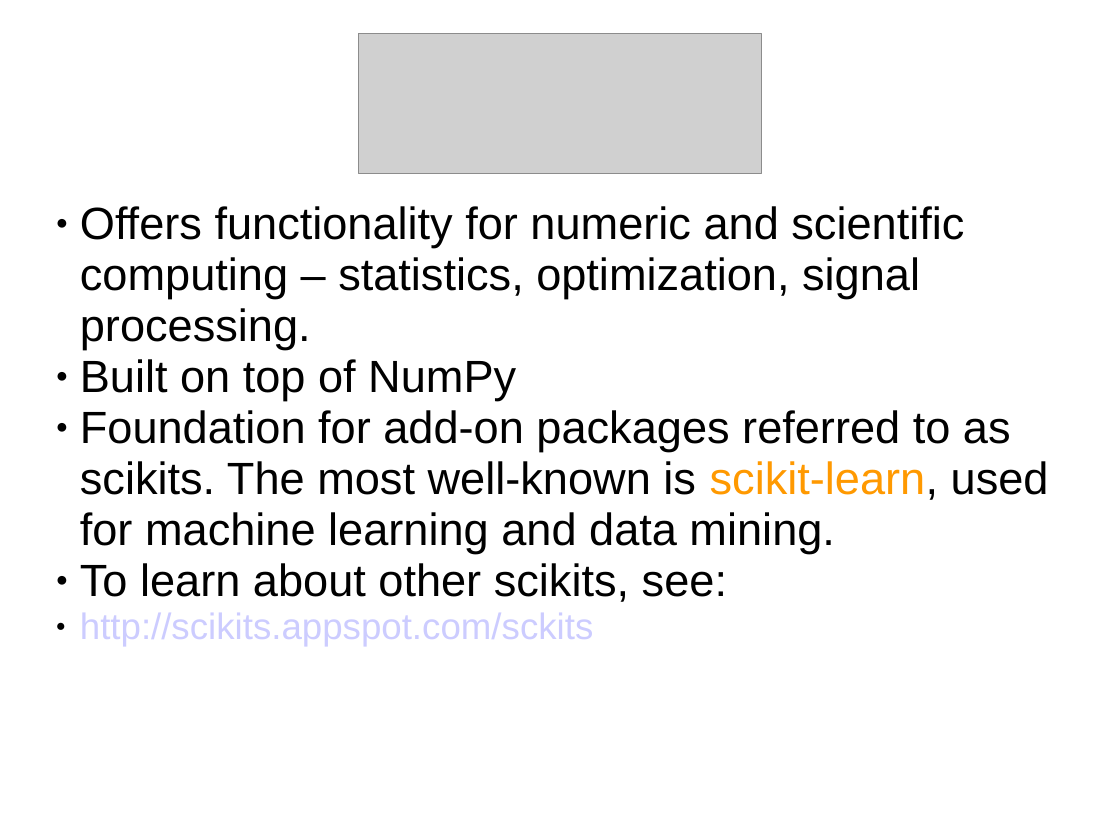
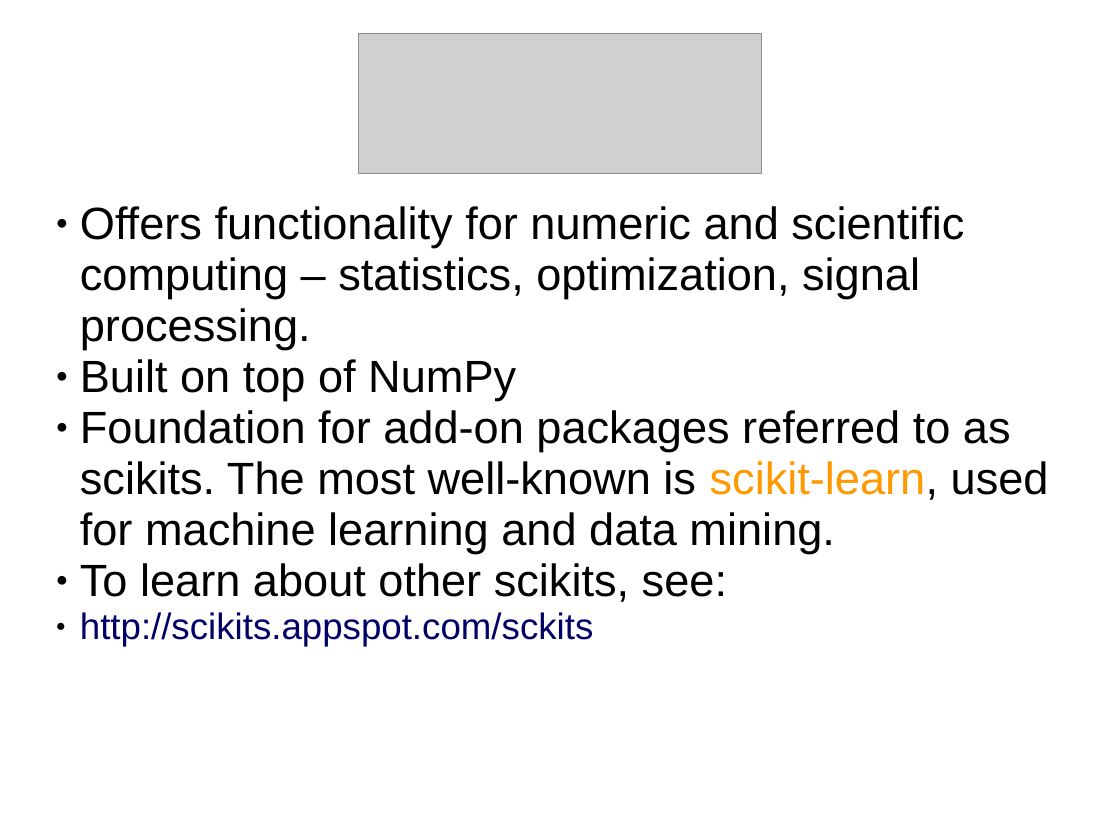
Before and after one commit to femibyte/intro_datascience_python, a slide deck: slide 19 of IntroToDataScienceUsingPython.pptx (slide 18 before the commit). Drawn at 1120x840 pixels with LibreOffice and Linux fonts; fonts in the diff are those of the drawing; grey boxes stand for pictures. Boxes give left, top, right and bottom in pixels: in the first picture for what was removed or moved away, otherwise in the second. Text is boxed around its words. In the diff, an @@ line names an element or a change of style, - is before the commit and + after.

```diff
--- a/IntroToDataScienceUsingPython.pptx
+++ b/IntroToDataScienceUsingPython.pptx
@@ text at [80,563,727,647]: text colour #CCCCFF to #000066 in "http://scikits.appspot.com/sckits" @@
```
Also in this commit, not shown: 7 other slides changed, 1 slide added.
